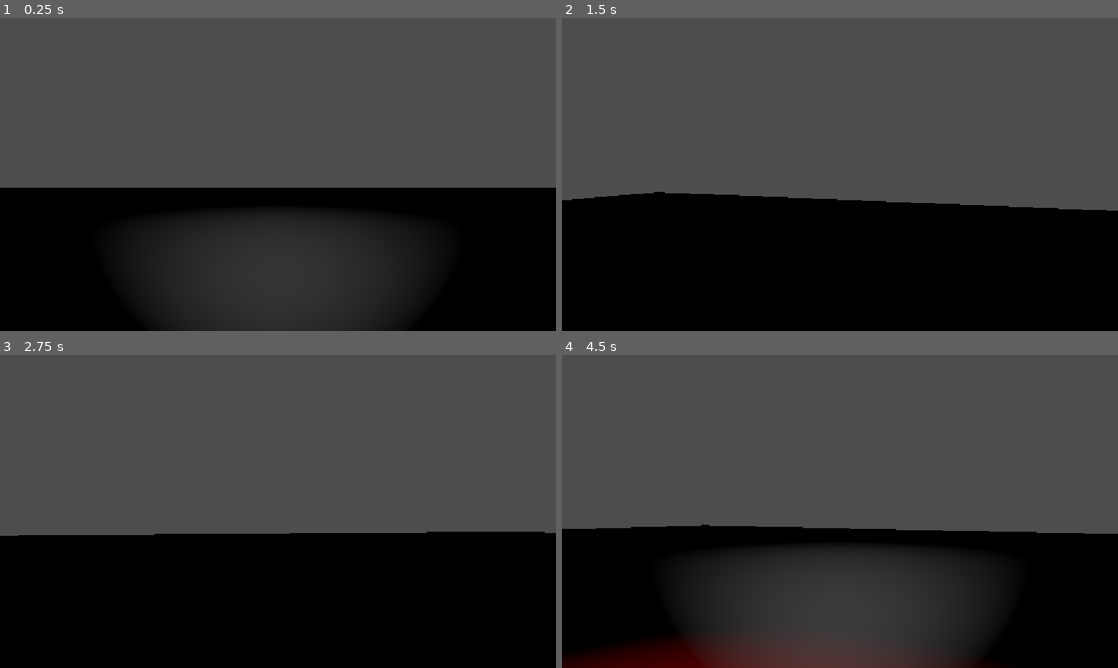
Above: before the commit, frames 1-4 (two rows, left to right).
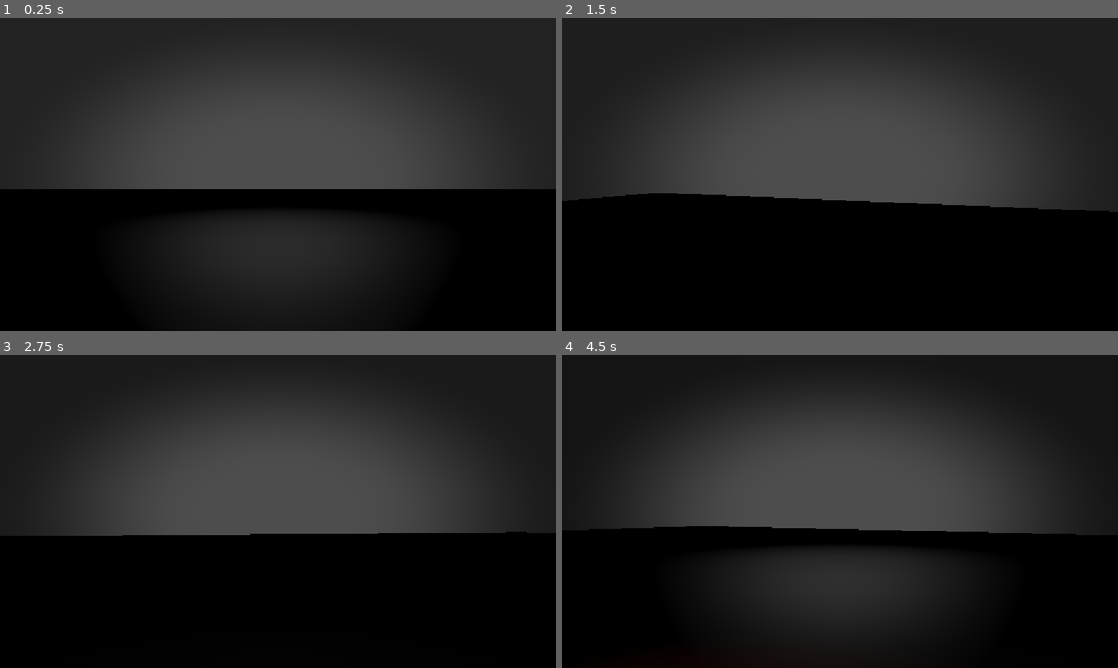
Above: after the commit, the same moments.

Repository: tamayotimothy13/3d-horrorGame
Game: Godot game, scene res://scenes/environments/ai_test_gym.tscn
Same seed, same stepped clock (60 frames per second), same inputs: the game is played once before the commit and once after it. This scene is started directly instead of the project's main scene.
Inputs (mouse positions are in pixels of both pictures, inside the frame that each line leads up to):
- Up to frame 1 (0.25 s): no input
- Up to frame 2 (1.5 s): move the mouse to (867, 174) at 0.52 s; tap Shift (sprint) at 0.6 s; click (867, 174) at 0.67 s; tap Space (jump) at 0.77 s; move the mouse to (812, 174) at 1.27 s; tap F (flashlight) at 1.35 s; click (812, 174) at 1.42 s
- Up to frame 3 (2.75 s): tap Space (jump) at 1.52 s; tap Shift (sprint) at 1.55, 2.3 s; move the mouse to (289, 505) at 2.02 s; tap ` (freefly) at 2.1 s; click (289, 505) at 2.17 s
- Up to frame 4 (4.5 s): move the mouse to (834, 517) at 2.77 s; tap Shift (sprint) at 2.85, 3.6 s; click (834, 517) at 2.92 s; tap Space (jump) at 3.02, 3.77 s; move the mouse to (878, 514) at 3.52 s; click (878, 514) at 3.67 s; move the mouse to (795, 508) at 4.27 s; tap F (flashlight) at 4.35 s; click (795, 508) at 4.42 s

The runs differ from the first frame. In frame 1, 32% of the frame differs, in the area x 0-100%, y 0-55%; in frame 2, 35%; in frame 3, 36%; in frame 4, 45%, in the area x 0-100%, y 0-100%.

Commit message:
Added more mechanics
- added idle, moving and sprinting camera movement
- added vignette effect
- added stamina system and bar
- added enemy proximity(for audio)
- added player passive light

Diff:
--- /dev/null
+++ b/assets/shaders/vignette.gdshader
@@ -0,0 +1,16 @@
+shader_type canvas_item;
+
+// Simple radial vignette. "intensity" is driven at runtime from the player
+// script so it can darken further as the enemy gets closer.
+uniform float intensity : hint_range(0.0, 1.0) = 0.25;
+uniform float radius : hint_range(0.0, 1.5) = 0.75;
+uniform float softness : hint_range(0.01, 1.5) = 0.55;
+uniform vec4 vignette_color : source_color = vec4(0.0, 0.0, 0.0, 1.0);
+
+void fragment() {
+	vec2 uv = UV - vec2(0.5);
+	// Scale so the corners of the screen reach ~1.0 regardless of aspect ratio.
+	float dist = length(uv) * 1.414213;
+	float edge = smoothstep(radius - softness, radius, dist);
+	COLOR = vec4(vignette_color.rgb, edge * intensity);
+}
--- a/scenes/enemies/enemy.tscn
+++ b/scenes/enemies/enemy.tscn
@@ -10,7 +10,7 @@
 
 [sub_resource type="CapsuleShape3D" id="CapsuleShape3D_27gba"]
 
-[node name="Enemy" type="CharacterBody3D" unique_id=819045432]
+[node name="Enemy" type="CharacterBody3D" unique_id=819045432 groups=["enemy"]]
 script = ExtResource("1_6xk8f")
 
 [node name="MeshInstance3D" type="MeshInstance3D" parent="." unique_id=1641406179]
--- a/scenes/player/player.tscn
+++ b/scenes/player/player.tscn
@@ -1,6 +1,7 @@
 [gd_scene format=3 uid="uid://dky2rjs4ef1ri"]
 
 [ext_resource type="PackedScene" uid="uid://vva8r34hd3yy" path="res://scenes/objects/flashlight_1.tscn" id="3_lvxji"]
+[ext_resource type="Shader" uid="uid://cu7cq5jwpv5sq" path="res://assets/shaders/vignette.gdshader" id="4_vignette"]
 
 [sub_resource type="GDScript" id="GDScript_gmlin"]
 script/source = "extends CharacterBody3D
@@ -12,13 +13,62 @@
 var normal_fov = 75.0
 var danger_fov = 100.0
 
+# Stamina system
+const MAX_STAMINA = 3.0 # seconds of sprint available
+const STAMINA_REGEN_TIME = 5.0 # seconds to fully regen from empty, also the lockout duration
+var stamina = MAX_STAMINA
+var stamina_locked = false # true while in the post-exhaustion cooldown
+
 var gravity = ProjectSettings.get_setting(\"physics/3d/default_gravity\")
+
+# Camera bob
+const IDLE_BOB_FREQUENCY = 10.0
+const IDLE_BOB_AMPLITUDE = 0.15
+const MOVE_BOB_FREQUENCY = 10.0
+const MOVE_BOB_AMPLITUDE = 0.50
+var bob_timer = 0.0
+var camera_base_y = 0.0
+
+# Stamina bar fade
+const STAMINA_BAR_FADE_IN_SPEED = 6.0 # alpha per second, quick to appear
+const STAMINA_BAR_FADE_OUT_SPEED = 1.5 # alpha per second, lingers a bit then fades
+
+# Enemy proximity audio + vignette
+const ENEMY_TIER_FAR = 50.0
+const ENEMY_TIER_MID = 15.0
+const ENEMY_TIER_CLOSE = 5.0
+const AUDIO_FADE_SPEED_DB = 40.0 # dB per second crossfade speed
+const AUDIO_SILENT_DB = -80.0
+const VIGNETTE_BASE_INTENSITY = 0.25 # always-present atmospheric vignette
+const VIGNETTE_MAX_INTENSITY = 0.75 # intensity when enemy is at/closer than ENEMY_TIER_CLOSE
+const VIGNETTE_FADE_SPEED = 1.5 # intensity units per second
 
 @onready var camera = $Camera3D
 @onready var flashlight_1: SpotLight3D = $Camera3D/flashlight_1
+@onready var stamina_bar: ProgressBar = $HUD/StaminaBar
+@onready var vignette: ColorRect = $HUD/Vignette
+@onready var audio_tiers: Array[AudioStreamPlayer] = [
+	$EnemyProximityAudio/AudioFar,
+	$EnemyProximityAudio/AudioTier50,
+	$EnemyProximityAudio/AudioTier15,
+	$EnemyProximityAudio/AudioTier5,
+]
+
+var vignette_material: ShaderMaterial
+var current_vignette_intensity = VIGNETTE_BASE_INTENSITY
+var last_logged_tier = -1 # used to only print when the enemy proximity tier changes
+const TIER_NAMES = [\"FAR (>50m)\", \"TIER 50m\", \"TIER 15m\", \"TIER 5m\"]
 
 func _ready():
 	Input.set_mouse_mode(Input.MOUSE_MODE_CAPTURED)
+	camera_base_y = camera.position.y
+	stamina_bar.max_value = MAX_STAMINA
+	stamina_bar.value = stamina
+	stamina_bar.modulate.a = 0.0 # hidden until the player actually sprints
+	vignette_material = vignette.material as ShaderMaterial
+	vignette_material.set_shader_parameter(\"intensity\", VIGNETTE_BASE_INTENSITY)
+	for player in audio_tiers:
+		player.volume_db = AUDIO_SILENT_DB
 
 func _unhandled_input(event):
 	if event is InputEventMouseMotion:
@@ -41,12 +91,31 @@
 	var direction = (transform.basis * Vector3(input_dir.x, 0, input_dir.y)).normalized()
 
 	# Handles sprint and crouch mechanic/speed
-	if Input.is_action_pressed(\"sprint\"):
+	var regen_rate = MAX_STAMINA / STAMINA_REGEN_TIME
+	# Bug fix: only consider the player \"sprinting\" (and draining stamina) if
+	# they are actually holding a movement direction, not just holding shift in place.
+	var wants_to_sprint = Input.is_action_pressed(\"sprint\") and not stamina_locked and stamina > 0.0 and direction != Vector3.ZERO
+
+	if wants_to_sprint:
 		SPEED = SPRINT_SPEED
-	elif Input.is_action_pressed(\"crouch\"):
-		SPEED = CROUCH_SPEED
+		stamina = max(stamina - delta, 0.0)
+		if stamina <= 0.0:
+			stamina_locked = true
 	else:
-		SPEED = 18
+		if Input.is_action_pressed(\"crouch\"):
+			SPEED = CROUCH_SPEED
+		else:
+			SPEED = 18
+		stamina = min(stamina + regen_rate * delta, MAX_STAMINA)
+		if stamina_locked and stamina >= MAX_STAMINA:
+			stamina_locked = false
+
+	stamina_bar.value = stamina
+
+	# Stamina bar fades in while actively draining, and fades out while idle/recharging
+	var stamina_bar_target_alpha = 1.0 if wants_to_sprint else 0.0
+	var stamina_bar_fade_speed = STAMINA_BAR_FADE_IN_SPEED if stamina_bar_target_alpha > stamina_bar.modulate.a else STAMINA_BAR_FADE_OUT_SPEED
+	stamina_bar.modulate.a = move_toward(stamina_bar.modulate.a, stamina_bar_target_alpha, stamina_bar_fade_speed * delta)
 
 	if direction:
 		velocity.x = direction.x * SPEED
@@ -55,15 +124,75 @@
 		velocity.x = move_toward(velocity.x, 0, SPEED)
 		velocity.z = move_toward(velocity.z, 0, SPEED)
 
+	_update_camera_bob(delta)
+	_update_enemy_proximity(delta)
+
 	# Handles the interaction mechanic
 	if Input.is_action_just_pressed(\"interact\"):
-		if $Camera3D/RayCast3D.is_colliding():
-			var item = $Camera3D/RayCast3D.get_collider()
+		if $Camera3D/Interaction_Raytracing.is_colliding():
+			var item = $Camera3D/Interaction_Raytracing.get_collider()
 
 			if item.is_in_group(\"interactable\"):
 				item.interact()
 
 	move_and_slide()
+
+func _update_camera_bob(delta):
+	var horizontal_speed = Vector2(velocity.x, velocity.z).length()
+	var is_moving = horizontal_speed > 0.1 and is_on_floor()
+
+	if is_moving:
+		# Bob faster/stronger the faster the player is going (walk vs sprint vs crouch)
+		var speed_ratio = clamp(horizontal_speed / SPRINT_SPEED, 0.0, 1.0)
+		bob_timer += delta * MOVE_BOB_FREQUENCY * (1.0 + speed_ratio)
+		camera.position.y = camera_base_y + sin(bob_timer) * MOVE_BOB_AMPLITUDE * (0.5 + speed_ratio)
+	else:
+		# Subtle idle \"breathing\" bob while standing still
+		bob_timer += delta * IDLE_BOB_FREQUENCY
+		camera.position.y = camera_base_y + sin(bob_timer) * IDLE_BOB_AMPLITUDE
+
+func _update_enemy_proximity(delta):
+	# Find the nearest enemy (supports multiple enemies in the \"enemy\" group)
+	var nearest_distance = INF
+	for enemy in get_tree().get_nodes_in_group(\"enemy\"):
+		if enemy is Node3D:
+			var dist = global_position.distance_to(enemy.global_position)
+			if dist < nearest_distance:
+				nearest_distance = dist
+
+	# Pick the audio tier: 0 = far/no enemy, 1 = within 50m, 2 = within 15m, 3 = within 5m
+	var tier = 0
+	if nearest_distance <= ENEMY_TIER_CLOSE:
+		tier = 3
+	elif nearest_distance <= ENEMY_TIER_MID:
+		tier = 2
+	elif nearest_distance <= ENEMY_TIER_FAR:
+		tier = 1
+
+	# Log only when the tier actually changes, to avoid spamming the console every frame
+	if tier != last_logged_tier:
+		if nearest_distance < INF:
+			print(\"Enemy proximity: \", TIER_NAMES[tier], \" - distance: \", snapped(nearest_distance, 0.1), \"m\")
+		else:
+			print(\"Enemy proximity: \", TIER_NAMES[tier], \" - no enemy in range\")
+		last_logged_tier = tier
+
+	for i in audio_tiers.size():
+		var player = audio_tiers[i]
+		var target_db = 0.0 if i == tier else AUDIO_SILENT_DB
+		player.volume_db = move_toward(player.volume_db, target_db, AUDIO_FADE_SPEED_DB * delta)
+		if player.stream and player.volume_db > AUDIO_SILENT_DB + 1.0 and not player.playing:
+			player.play()
+		elif player.volume_db <= AUDIO_SILENT_DB + 0.1 and player.playing:
+			player.stop()
+
+	# Vignette gets stronger the closer the enemy is, on top of the base atmospheric vignette
+	var proximity_ratio = 0.0
+	if nearest_distance < INF:
+		proximity_ratio = clamp(1.0 - (nearest_distance / ENEMY_TIER_FAR), 0.0, 1.0)
+	var target_intensity = lerp(VIGNETTE_BASE_INTENSITY, VIGNETTE_MAX_INTENSITY, proximity_ratio)
+	current_vignette_intensity = move_toward(current_vignette_intensity, target_intensity, VIGNETTE_FADE_SPEED * delta)
+	vignette_material.set_shader_parameter(\"intensity\", current_vignette_intensity)
 
 func _on_trigger_zone_body_entered(body: Node3D) -> void:
 	if body.is_in_group(\"player\"):
@@ -80,6 +209,13 @@
 
 [sub_resource type="CapsuleShape3D" id="CapsuleShape3D_27gba"]
 
+[sub_resource type="ShaderMaterial" id="ShaderMaterial_vignette"]
+shader = ExtResource("4_vignette")
+shader_parameter/intensity = 0.25
+shader_parameter/radius = 0.75
+shader_parameter/softness = 0.55
+shader_parameter/vignette_color = Color(0, 0, 0, 1)
+
 [node name="Player" type="CharacterBody3D" unique_id=1925318435 groups=["player"]]
 script = SubResource("GDScript_gmlin")
 
@@ -95,5 +231,45 @@
 distance_fade_enabled = true
 spot_angle = 45.0
 
-[node name="RayCast3D" type="RayCast3D" parent="Camera3D" unique_id=1227334963]
+[node name="passive_light" type="SpotLight3D" parent="Camera3D" unique_id=1650460402]
+transform = Transform3D(1, 0, 0, 0, 1, 0, 0, 0, 1, 0, 0, 4.2816916)
+light_energy = 0.4
+spot_range = 8.804026
+
+[node name="Interaction_Raytracing" type="RayCast3D" parent="Camera3D" unique_id=1227334963]
 target_position = Vector3(0, 0, -3)
+
+[node name="EnemyProximityAudio" type="Node" parent="." unique_id=1625274148]
+
+[node name="AudioFar" type="AudioStreamPlayer" parent="EnemyProximityAudio" unique_id=1074640284]
+volume_db = -80.0
+
+[node name="AudioTier50" type="AudioStreamPlayer" parent="EnemyProximityAudio" unique_id=699286947]
+volume_db = -80.0
+
+[node name="AudioTier15" type="AudioStreamPlayer" parent="EnemyProximityAudio" unique_id=1040824567]
+volume_db = -80.0
+
+[node name="AudioTier5" type="AudioStreamPlayer" parent="EnemyProximityAudio" unique_id=972538756]
+volume_db = -80.0
+
+[node name="HUD" type="CanvasLayer" parent="." unique_id=1712935308]
+
+[node name="Vignette" type="ColorRect" parent="HUD" unique_id=988414713]
+material = SubResource("ShaderMaterial_vignette")
+anchors_preset = 15
+anchor_right = 1.0
+anchor_bottom = 1.0
+grow_horizontal = 2
+grow_vertical = 2
+mouse_filter = 2
+color = Color(0, 0, 0, 1)
+
+[node name="StaminaBar" type="ProgressBar" parent="HUD" unique_id=1182729120]
+offset_left = 483.0
+offset_top = 554.0
+offset_right = 683.0
+offset_bottom = 578.0
+max_value = 3.0
+value = 3.0
+show_percentage = false
Not shown, added: assets/shaders/vignette.gdshader.uid
